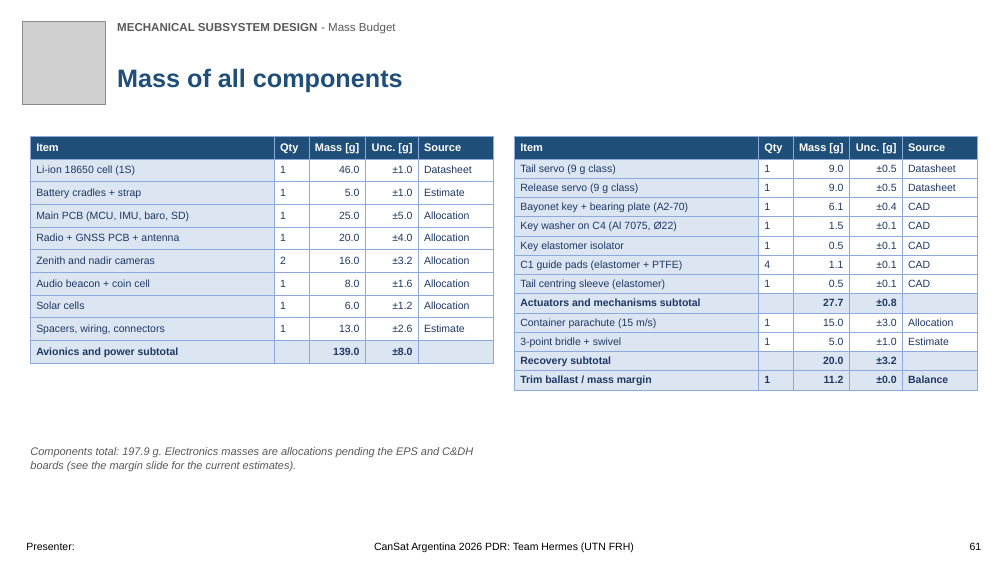
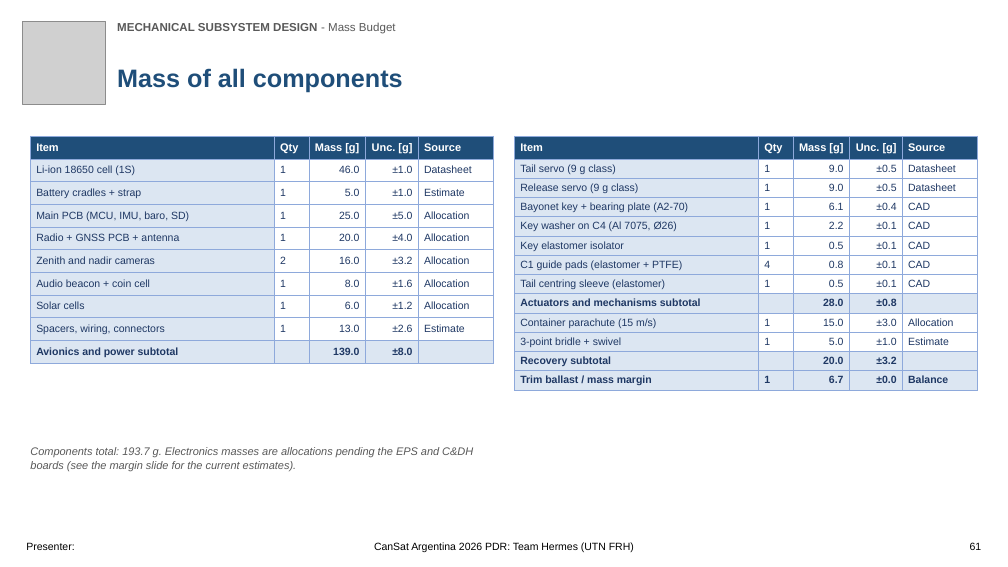
Before and after one commit to Caetano18/proyecto, a slide deck: slide 61 of cansat_pdr/laminas_plantilla/CanSat_PDR_Hermes_mecanica.pptx. Drawn at 1008x567 pixels with LibreOffice and Linux fonts; fonts in the diff are those of the drawing; grey boxes stand for pictures; background and template pictures are left out. Boxes give left, top, right and bottom in pixels: in the first picture for what was removed or moved away, otherwise in the second. Text is boxed around its words. In the diff, an @@ line names an element or a change of style, - is before the commit and + after.

```diff
--- a/cansat_pdr/laminas_plantilla/CanSat_PDR_Hermes_mecanica.pptx
+++ b/cansat_pdr/laminas_plantilla/CanSat_PDR_Hermes_mecanica.pptx
@@ table at (515, 136, 978, 390) @@
-row 5, column 1: Key washer on C4 (Al 7075, Ø22)
+row 5, column 1: Key washer on C4 (Al 7075, Ø26)
-row 5, column 3: 1.5
+row 5, column 3: 2.2
-row 7, column 3: 1.1
+row 7, column 3: 0.8
-row 9, column 3: 27.7
+row 9, column 3: 28.0
-row 13, column 3: 11.2
+row 13, column 3: 6.7
@@ text at (30, 447, 473, 471): text changed @@
-Components total: 197.9 g. Electronics masses are allocations pending the EPS and C&DH boards (see the margin slide for the current estimates).
+Components total: 193.7 g. Electronics masses are allocations pending the EPS and C&DH boards (see the margin slide for the current estimates).
```
Also in this commit, not shown: 16 other slides changed, 48 other files.
